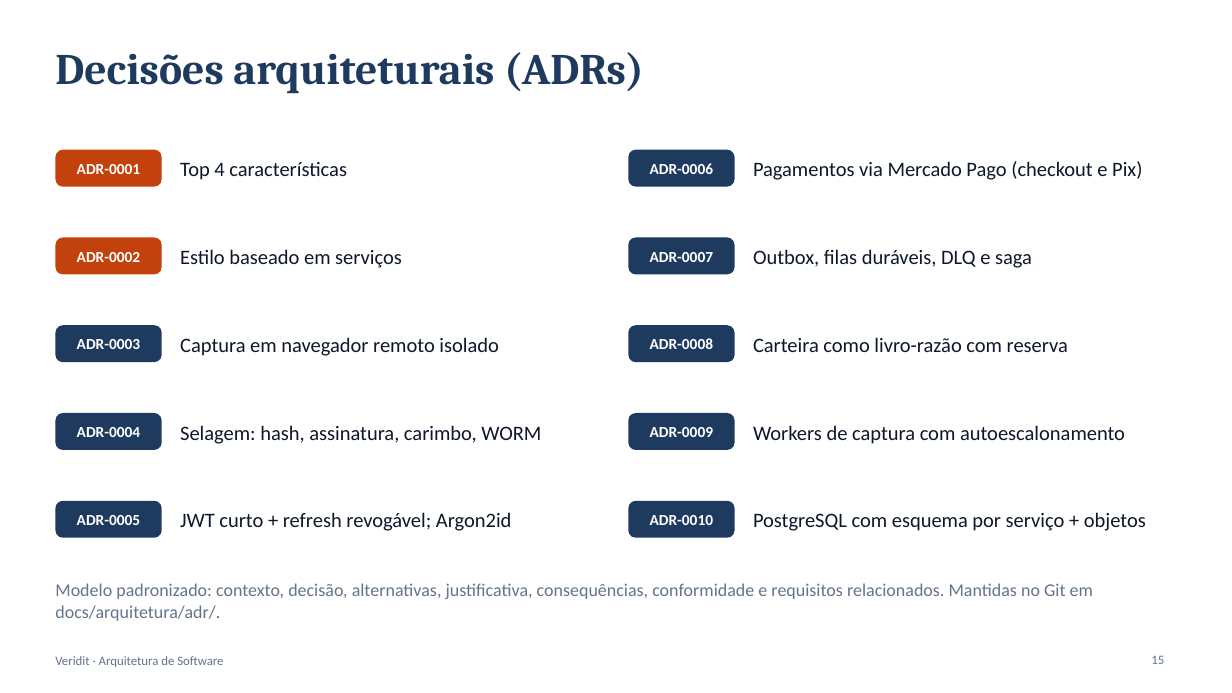
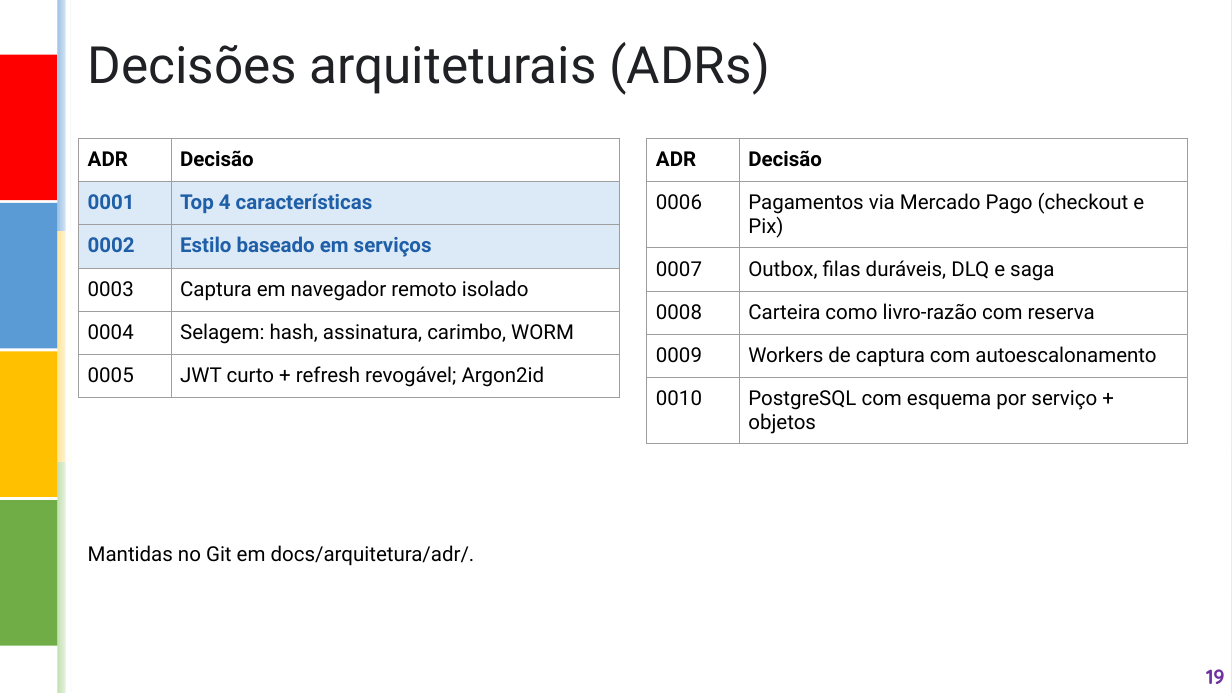
Before and after one commit to cauaalmeida01/projeto2, a slide deck: slide 19 of entregas/veridit-apresentacao-arquitetura.pptx (slide 15 before the commit). Drawn at 1232x693 pixels with LibreOffice and Linux fonts; fonts in the diff are those of the drawing. Boxes give left, top, right and bottom in pixels: in the first picture for what was removed or moved away, otherwise in the second. Text is boxed around its words. In the diff, an @@ line names an element or a change of style, - is before the commit and + after.

```diff
--- a/entregas/veridit-apresentacao-arquitetura.pptx
+++ b/entregas/veridit-apresentacao-arquitetura.pptx
@@ background #FFFFFF to gradient #FFFFFF to #FFC000 @@
@@ group added at <box>0,0,1232,693</box>: 8 rectangles @@
@@ text "Decisões arquiteturais (ADRs)": place and size @@
-text "Decisões arquiteturais (ADRs)" at <box>55,52,644,94</box>
+text "Decisões arquiteturais (ADRs)" at <box>87,42,770,95</box>
@@ text "Decisões arquiteturais (ADRs)" at <box>87,42,770,95</box>: size 34 to 40 pt, font Cambria to Roboto, text colour #1E3A5F to #202124, bold off; alignment left to justified; line spacing 1 to 1.15; vertical alignment middle to top @@
@@ rectangle added at <box>0,55,56,200</box>, fill #FF0000 @@
@@ table added at <box>79,139,619,442</box>, 6 rows, 2 columns @@
+ADR | Decisão
+0001 | Top 4 características
+0002 | Estilo baseado em serviços
+0003 | Captura em navegador remoto isolado
+0004 | Selagem: hash, assinatura, carimbo, WORM
+0005 | JWT curto + refresh revogável; Argon2id
@@ table added at <box>647,139,1188,442</box>, 6 rows, 2 columns @@
+ADR | Decisão
+0006 | Pagamentos via Mercado Pago (checkout e Pix)
+0007 | Outbox, filas duráveis, DLQ e saga
+0008 | Carteira como livro-razão com reserva
+0009 | Workers de captura com autoescalonamento
+0010 | PostgreSQL com esquema por serviço + objetos
@@ rounded rectangle removed at <box>55,150,162,187</box> @@
-ADR-0001
@@ text removed at <box>180,162,347,180</box> @@
-Top 4 características
@@ rounded rectangle removed at <box>628,150,735,187</box> @@
-ADR-0006
@@ text removed at <box>753,161,1142,180</box> @@
-Pagamentos via Mercado Pago (checkout e Pix)
@@ rounded rectangle removed at <box>55,238,162,274</box> @@
-ADR-0002
@@ rounded rectangle removed at <box>628,238,735,274</box> @@
-ADR-0007
@@ text removed at <box>180,249,402,268</box> @@
-Estilo baseado em serviços
@@ text removed at <box>753,249,1032,268</box> @@
-Outbox, filas duráveis, DLQ e saga
@@ rounded rectangle removed at <box>55,325,162,362</box> @@
-ADR-0003
@@ rounded rectangle removed at <box>628,325,735,362</box> @@
-ADR-0008
@@ text removed at <box>180,337,499,356</box> @@
-Captura em navegador remoto isolado
@@ text removed at <box>753,337,1068,352</box> @@
-Carteira como livro-razão com reserva
@@ rounded rectangle removed at <box>55,413,162,450</box> @@
-ADR-0004
@@ rounded rectangle removed at <box>628,413,735,450</box> @@
-ADR-0009
@@ text removed at <box>180,425,541,444</box> @@
-Selagem: hash, assinatura, carimbo, WORM
@@ text removed at <box>753,425,1125,444</box> @@
-Workers de captura com autoescalonamento
@@ rounded rectangle removed at <box>55,501,162,538</box> @@
-ADR-0005
@@ rounded rectangle removed at <box>628,501,735,538</box> @@
-ADR-0010
@@ text "Mantidas no Git em docs/arquitetura/adr/." at <box>88,545,475,566</box>: vertical alignment middle to top @@
@@ text removed at <box>180,512,512,531</box> @@
-JWT curto + refresh revogável; Argon2id
@@ text removed at <box>753,512,1146,531</box> @@
-PostgreSQL com esquema por serviço + objetos
@@ text at <box>88,545,475,566</box>: text changed; size 14 to 16 pt; font Calibri to Roboto; text colour #64748B to #000000 @@
-Modelo padronizado: contexto, decisão, alternativas, justificativa, consequências, conformidade e requisitos relacionados. Mantidas no Git em docs/arquitetura/adr/.
+Mantidas no Git em docs/arquitetura/adr/.
@@ text removed at <box>55,656,223,667</box> @@
-Veridit · Arquitetura de Software
@@ page number removed at <box>1151,656,1164,664</box> @@
-15
@@ page number added at <box>1206,669,1225,684</box>, 16 pt, text #7030A0, bold @@
+19
```
Also in this commit, not shown: 14 other slides changed, 5 slides added, 1 slide removed, 2 other files.
